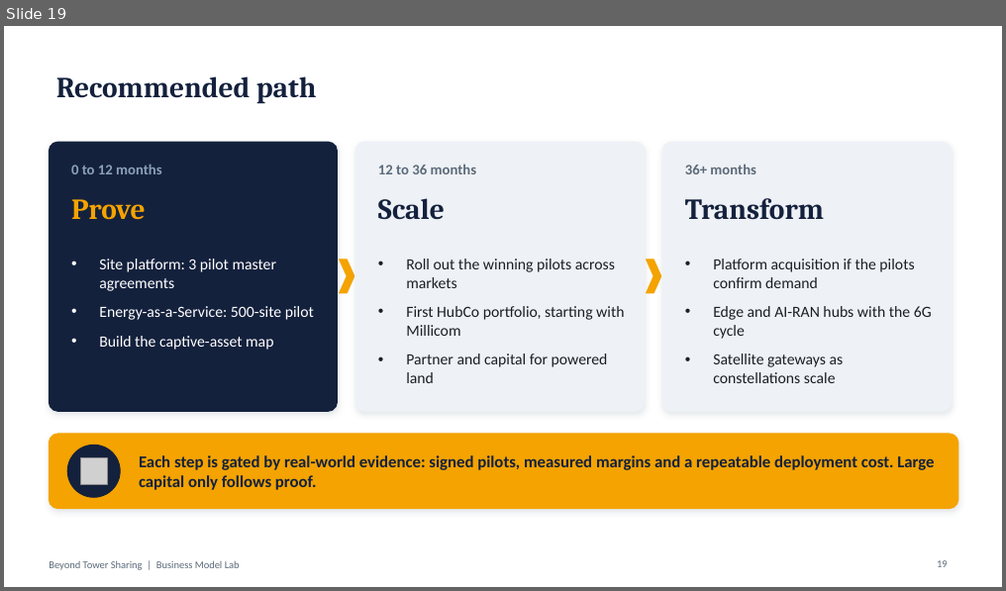
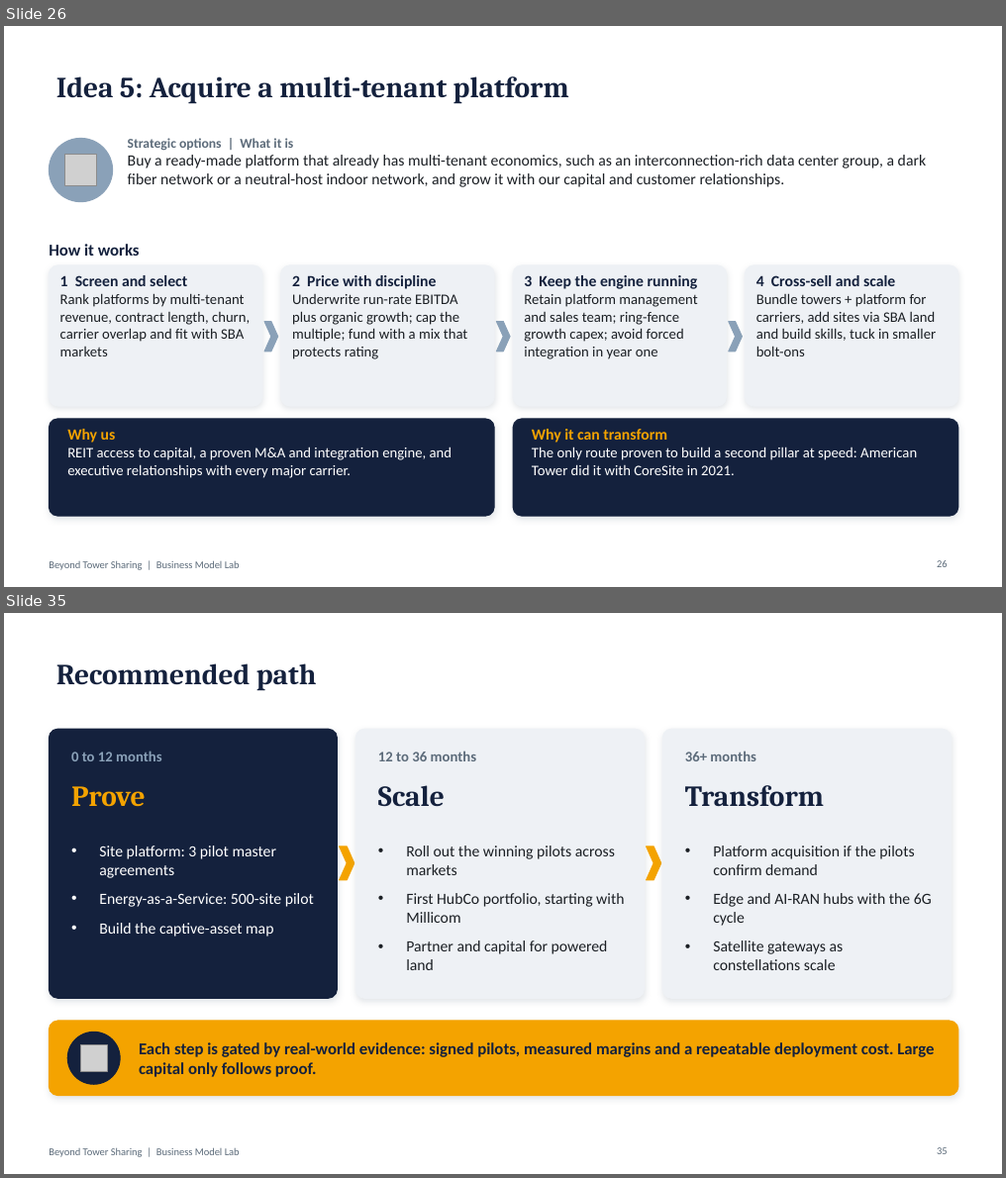
Before and after one commit to caiomperet/Claude-Skills, a slide deck: business-model-lab/saidas/Beyond-Tower-Sharing.pptx. Shown one above the other, each under a label of ours: slide 19 before the commit, slides 26 and 35 after it; the slides between them are not shown. The pictures are 1006x591 and 1006x1178 pixels, drawn with LibreOffice and Linux fonts; fonts in the diff are those of the drawing; grey boxes stand for pictures. Boxes give left, top, right and bottom in pixels: in the first picture for what was removed or moved away, otherwise in the second. Text is boxed around its words. In the diff, an @@ line names an element or a change of style, - is before the commit and + after.

```diff
--- a/business-model-lab/saidas/Beyond-Tower-Sharing.pptx
+++ b/business-model-lab/saidas/Beyond-Tower-Sharing.pptx
@@ slide 26 added at [4,26,1002,587], background #FFFFFF; not listed: 1 template element that a slide beside it also shows @@
@@ title added at [56,76,569,103], 28 pt, text #14213D, bold @@
+Idea 5: Acquire a multi-tenant platform
@@ ellipse added at [49,138,113,202], fill #8AA1B8, outline #8AA1B8 1 pt @@
@@ text added at [128,138,926,187], 15 pt, text #1B1F24 @@
+Strategic options | What it is
+Buy a ready-made platform that already has multi-tenant economics, such as an interconnection-rich data center group, a dark fiber network or a neutral-host indoor network, and grow it with our capital and customer relationships.
@@ picture added at [64,154,96,185] @@
@@ text added at [49,244,140,256], 16 pt, text #14213D, bold @@
+How it works
@@ rounded rectangle added at [49,266,262,406], fill #EEF1F5, outline #EEF1F5 1 pt @@
@@ text added at [60,275,250,357], 14 pt, text #1B1F24 @@
+1 Screen and select
+Rank platforms by multi-tenant revenue, contract length, churn, carrier overlap and fit with SBA markets
@@ rounded rectangle added at [281,266,494,406], fill #EEF1F5, outline #EEF1F5 1 pt @@
@@ text added at [292,275,467,360], 14 pt, text #1B1F24 @@
+2 Price with discipline
+Underwrite run-rate EBITDA plus organic growth; cap the multiple; fund with a mix that protects rating
@@ rounded rectangle added at [513,266,727,406], fill #EEF1F5, outline #EEF1F5 1 pt @@
@@ text added at [524,275,698,360], 14 pt, text #1B1F24 @@
+3 Keep the engine running
+Retain platform management and sales team; ring-fence growth capex; avoid forced integration in year one
@@ rounded rectangle added at [746,266,958,406], fill #EEF1F5, outline #EEF1F5 1 pt @@
@@ text added at [756,275,936,357], 14 pt, text #1B1F24 @@
+4 Cross-sell and scale
+Bundle towers + platform for carriers, add sites via SBA land and build skills, tuck in smaller bolt-ons
@@ chevron added at [264,322,278,352], fill #8AA1B8, outline #8AA1B8 1 pt @@
@@ chevron added at [497,322,510,352], fill #8AA1B8, outline #8AA1B8 1 pt @@
@@ chevron added at [729,322,743,352], fill #8AA1B8, outline #8AA1B8 1 pt @@
@@ rounded rectangle added at [49,419,494,516], fill #14213D, outline #14213D 1 pt @@
@@ text added at [67,429,452,478], 14 pt, text #FFFFFF @@
+Why us
+REIT access to capital, a proven M&A and integration engine, and executive relationships with every major carrier.
@@ rounded rectangle added at [513,419,958,516], fill #14213D, outline #14213D 1 pt @@
@@ text added at [532,429,917,475], 14 pt, text #FFFFFF @@
+Why it can transform
+The only route proven to build a second pillar at speed: American Tower did it with CoreSite in 2021.
@@ page number added at [937,561,947,568], 10 pt, text #5C6B7A @@
+26
@@ what was slide 19 is now slide 35 @@
```
Also in this commit, not shown: 5 slides changed, 21 other slides added, 1 slide removed, 8 other files.
